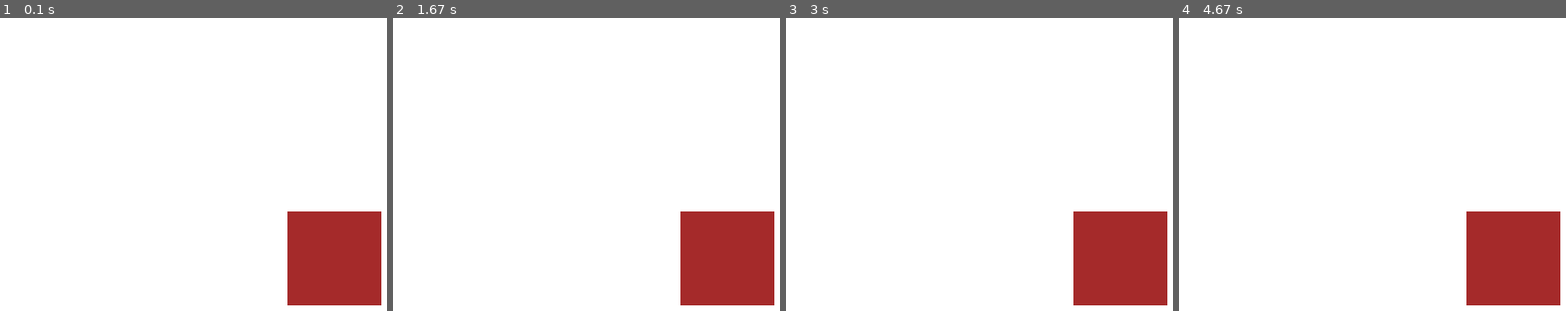
Above: before the commit, frames 1-4 (left to right).
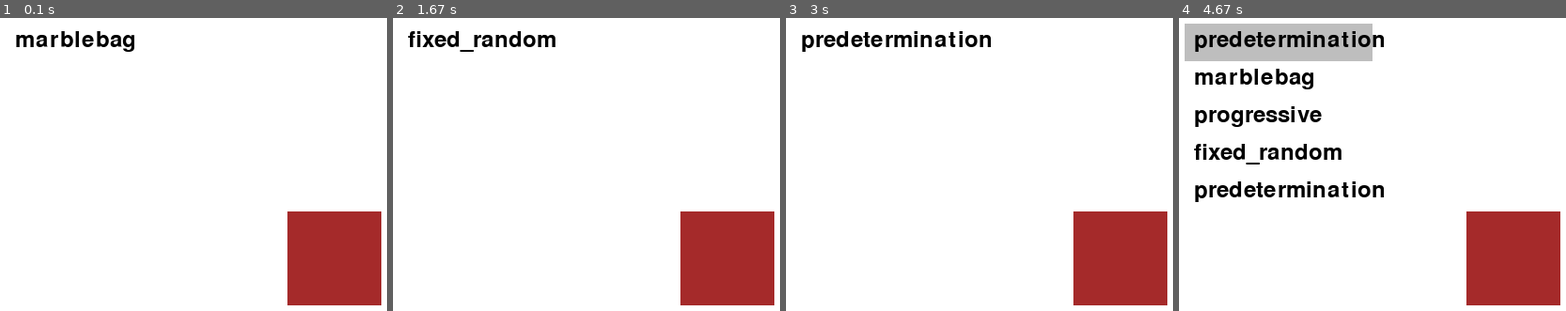
Above: after the commit, the same moments.

Repository: chaincpl-2542/Pygame-Block-Mining
Game: pygame game, started from myGame.py
The game is run twice, just before and just after one commit, with the same random seed, the same clock (stepped at 60 frames per second) and the same inputs.
Inputs (mouse positions are in pixels of both pictures, inside the frame that each line leads up to):
- Up to frame 1 (0.1 s): no input
- Up to frame 2 (1.67 s): click (493, 41) at 0.38 s, where only the run after the commit has a clickable "marblebag"; click (493, 117) at 0.72 s, where only the run after the commit has a clickable "progressive"; click (493, 41) at 1.05 s, where only the run after the commit has a clickable "progressive"; click (493, 155) at 1.38 s, where only the run after the commit has a clickable "fixed_random"
- Up to frame 3 (3 s): click (886, 41) at 1.72 s, where only the run after the commit has a clickable "fixed_random"; click (886, 193) at 2.05 s, where only the run after the commit has a clickable "predetermination"; click (886, 41) at 2.38 s, where only the run after the commit has a clickable "predetermination"; click (886, 41) at 2.72 s, where only the run after the commit has a clickable "predetermination"
- Up to frame 4 (4.67 s): click (outside the picture) at 3.05 s; click (1279, 41) at 4.38 s, where only the run after the commit has a clickable "predetermination"

The runs differ from the first frame. In frame 1, 0.9% of the frame differs, in the area x 4-35%, y 4-12%; in frame 2, 1.0%; in frame 3, 1.4%; in frame 4, 11%, in the area x 1-54%, y 1-63%.

Commit message:
[UPDATE] Add all random

Diff:
--- a/block.py
+++ /dev/null
@@ -1,13 +0,0 @@
-import pygame
-
-class Block:
-
-    def __init__(self,screen):
-        self.screen = screen
-        self.blockRect = pygame.Rect(screen.get_width()//2 - 50, screen.get_height()//2 - 50, 100, 100)
-
-    def draw(self):
-        pygame.draw.rect(self.screen, "BROWN", self.blockRect)
-
-    def dig_block():
-        pass
--- /dev/null
+++ b/blockFixRateRandom.py
@@ -0,0 +1,43 @@
+import pygame
+import random
+
+dropRate = {
+    'copper': 50,
+    'silver': 35,
+    'gold': 10,
+    'diamond': 5
+}
+class BlockFixRate:
+
+    def __init__(self,screen,prob, fixed_rate):
+        self.screen = screen
+        self.blockRect = pygame.Rect(screen.get_width()//2 - 50, screen.get_height()//2 - 50, 100, 100)
+        self.blockBroken = False
+
+        self.attempt_count=0
+        self.fixed_success=fixed_rate
+        self.base_prob=prob
+
+
+    def draw(self):
+        pygame.draw.rect(self.screen, "BROWN", self.blockRect)
+
+    def dig_block(self):
+        if self.attempt_count >= self.fixed_success:
+            self.attempt_count=0
+            return self.RandomOre()
+        roll = random.uniform(0,100)
+        if roll<self.base_prob:
+            return self.RandomOre()
+        else:
+            self.attempt_count += 1
+            return "Nothing"
+
+    def RandomOre(self):
+        if random.random() < 0.3 or self.attempt_count >= self.fixed_success:
+            ore = random.choices(['copper', 'silver', 'gold', 'diamond'], weights=dropRate.values())[0]
+            self.attempt_count = 0
+            return ore
+        else:
+            self.attempt_count += 1
+            return "No Ore"
--- /dev/null
+++ b/blockMarblebag.py
@@ -0,0 +1,49 @@
+import pygame
+import random
+
+dropRate = {
+    'copper': 50,
+    'silver': 35,
+    'gold': 10,
+    'diamond': 5
+}
+class BlockMarblebag:
+    def __init__(self,screen, seed = None):
+        self.screen = screen
+        self.blockRect = pygame.Rect(screen.get_width()//2 - 50, screen.get_height()//2 - 50, 100, 100)
+        self.blockBroken = False
+        self.failCount = 0
+
+        self.items = list(dropRate.keys())
+        self.seed = seed
+        if seed is not None:
+            random.seed(seed)
+        random.shuffle(self.items)
+
+
+    def draw(self):
+        pygame.draw.rect(self.screen, "BROWN", self.blockRect)
+        if not self.items:
+            self.items = list(dropRate.keys())
+            random.shuffle(self.items)
+        return self.items.pop()
+
+    def dig_block(self):
+        if(self.failCount >= 3):
+            return self.RandomOre()
+        elif random.random() < 0.5:
+            self.blockBroken = True
+            return self.RandomOre()
+        else:
+            self.blockBroken = False
+            self.failCount += 1
+            return None
+
+    def RandomOre(self):
+        if random.random() < 0.3 or self.failCount >= 3:
+            ore = random.choices(['copper', 'silver', 'gold', 'diamond'], weights=dropRate.values())[0]
+            self.failCount = 0
+            return ore
+        else:
+            self.failCount += 1
+            return "No Ore"
--- /dev/null
+++ b/blockPredetermination.py
@@ -0,0 +1,50 @@
+import pygame
+import random
+
+dropRate = {
+    'copper': 50,
+    'silver': 35,
+    'gold': 10,
+    'diamond': 5
+}
+class BlockPredetermination:
+
+    def __init__(self,screen ,max_attempts):
+        self.screen = screen
+        self.blockRect = pygame.Rect(screen.get_width()//2 - 50, screen.get_height()//2 - 50, 100, 100)
+        self.blockBroken = False
+        self.failCount = 0
+
+        self.attempts=0
+        self.max_attempts=max_attempts
+
+
+    def draw(self):
+        pygame.draw.rect(self.screen, "BROWN", self.blockRect)
+
+    def dig_block(self):
+        if(self.failCount >= 3):
+            return self.RandomOre()
+        elif random.random() < 0.5:
+            self.blockBroken = True
+            return self.RandomOre()
+        else:
+            self.blockBroken = False
+            self.failCount += 1
+            return None
+
+    def RandomOre(self):
+        if random.random() < 0.3 or self.failCount >= 3:
+            ore = random.choices(['copper', 'silver', 'gold', 'diamond'], weights=dropRate.values())[0]
+            self.failCount = 0
+            return ore
+        else:
+            self.failCount += 1
+            return "No Ore"
+
+    def attempt(self):
+        self.attempts=+ 1
+        if self.attempts >= self.max_attempts:
+            self.attempts=0
+            return self.RandomOre()
+        return "Nothing"
--- /dev/null
+++ b/blockProgressive.py
@@ -0,0 +1,57 @@
+import pygame
+import random
+
+dropRate = {
+    'copper': 50,
+    'silver': 35,
+    'gold': 10,
+    'diamond': 5
+}
+class BlockProgressive:
+
+    def __init__(self,screen,success_rate,increment):
+        self.screen = screen
+        self.blockRect = pygame.Rect(screen.get_width()//2 - 50, screen.get_height()//2 - 50, 100, 100)
+        self.blockBroken = False
+        self.failCount = 0
+
+        self.base_success=success_rate
+        self.current_success=self.base_success
+        self.increment=increment
+
+    def draw(self):
+        pygame.draw.rect(self.screen, "BROWN", self.blockRect)
+
+    # def dig_block(self):
+    #     if(self.failCount >= 3):
+    #         return self.RandomOre()
+    #     elif random.random() < 0.5:
+    #         self.blockBroken = True
+    #         return self.RandomOre()
+    #     else:
+    #         self.blockBroken = False
+    #         self.failCount += 1
+    #         return None
+
+    def dig_block(self):
+
+        p=random.uniform(0,100)
+        if p< self.current_success:
+            self.reset_prob()
+            return self.RandomOre()
+        else:
+            self.current_success += self.increment
+            self.failCount += 1
+            return "Nothing"
+
+    def RandomOre(self):
+        if random.random() < 0.3 or self.failCount >= 3:
+            ore = random.choices(['copper', 'silver', 'gold', 'diamond'], weights=dropRate.values())[0]
+            self.failCount = 0
+            return ore
+        else:
+            self.failCount += 1
+            return "No Ore"
+
+    def reset_prob(self):
+        self.current_success=self.base_success
--- a/mainGame.py
+++ /dev/null
@@ -1,91 +0,0 @@
-import pygame
-import random
-import time
-from block import Block
-
-pygame.init()
-
-WIDTH, HEIGHT = 800, 600
-screen = pygame.display.set_mode((WIDTH, HEIGHT))
-pygame.display.set_caption("Mining Game")
-
-
-block_rect = pygame.Rect(WIDTH//2 - 50, HEIGHT//2 - 50, 100, 100)
-block_broken = False
-failCount = 0
-inventory = {'gold': 0, 'silver': 0, 'diamond': 0}
-hideBlobk = False
-cooldownTime = 0
-cooldownDuration = 2
-
-mineral_rates = {
-    'gold': 40,
-    'silver': 30,
-    'diamond': 30
-}
-
-def dig_block():
-    global block_broken, failCount
-    if random.random() < 0.5:
-        block_broken = True
-        return check_for_minerals()
-    else:
-        block_broken = False
-        return None
-
-def check_for_minerals():
-    global failCount
-    if failCount == 3:
-        mineral = guaranteed_mineral_drop()
-        failCount = 0
-    elif random.random() < 0.3:
-        mineral = random_mineral()
-        failCount = 0
-    else:
-        failCount += 1
-        mineral = None
-    return mineral
-
-def random_mineral():
-    choice = random.choices(['gold', 'silver', 'diamond'], weights=mineral_rates.values())[0]
-    inventory[choice] += 1
-    return choice
-
-def guaranteed_mineral_drop():
-    mineral = random_mineral()
-    return mineral
-
-running = True
-while running:
-    screen.fill("WHITE")
-
-    pygame.draw.rect(screen, "WHITE", block_rect)
-
-    if hideBlobk:
-        if time.time() - cooldownTime >= cooldownDuration:
-            hideBlobk = False
-
-    if not hideBlobk:
-        pygame.draw.rect(screen, "BROWN", block_rect)
-
-    for event in pygame.event.get():
-        if event.type == pygame.QUIT:
-            running = False
-        elif event.type == pygame.MOUSEBUTTONDOWN:
-            if event.button == 1:
-                if block_rect.collidepoint(event.pos) and not hideBlobk:
-                    mineral = dig_block()
-                    if block_broken:
-                        print("Block broken!")
-                        if mineral:
-                            print(f"Found {mineral}!")
-                        else:
-                            print("No mineral found.")
-                        hideBlobk = True
-                        cooldownTime = time.time()
-                    else:
-                        print("Block not broken.")
-
-    pygame.display.flip()
-
-pygame.quit()
--- a/myGame.py
+++ b/myGame.py
@@ -1,6 +1,9 @@
 import pygame
 import random
-from block import Block
+from blockMarblebag import BlockMarblebag
+from blockFixRateRandom import BlockFixRate
+from blockPredetermination import BlockPredetermination
+from blockProgressive import BlockProgressive
 
 
 pygame.init()
@@ -8,21 +11,69 @@
 WIDTH, HEIGHT = 800, 600
 screen = pygame.display.set_mode((WIDTH, HEIGHT))
 block_rect = pygame.Rect(WIDTH//2 - 50, HEIGHT//2 - 50, 100, 100)
-block = Block(screen)
+block = BlockMarblebag(screen)
+font = pygame.font.Font(None, 36)
+
+dropdown_open = False
+dropdown_options = ["marblebag", "progressive", "fixed_random", "predetermination"]
+selected_option = "marblebag"
+dropdown_rect = pygame.Rect(50, 50, 200, 40)
+option_rects = [pygame.Rect(50, 90 + i * 40, 200, 40) for i in range(len(dropdown_options))]
+check_selected_option = None
+
+def draw_text(text, pos, color="BLACK"):
+    label = font.render(text, True, color)
+    screen.blit(label, pos)
+
+def draw_dropdown():
+    pygame.draw.rect(screen, "GRAY" if dropdown_open else "WHITE", dropdown_rect)
+    draw_text(selected_option, (dropdown_rect.x + 10, dropdown_rect.y + 5))
+
+    if dropdown_open:
+        for i, option in enumerate(dropdown_options):
+            pygame.draw.rect(screen, "WHITE", option_rects[i])
+            draw_text(option, (option_rects[i].x + 10, option_rects[i].y + 5))
 
 running = True
 while running:
     screen.fill("WHITE")
 
-    pygame.draw.rect(screen, "WHITE", block_rect)
+    #pygame.draw.rect(screen, "WHITE", block_rect)
+    draw_dropdown()
+
+    if selected_option == "marblebag" and check_selected_option != selected_option:
+        check_selected_option = "marblebag"
+        seed = None
+        if seed is not None:
+            random.seed(seed)
+        block = BlockMarblebag(screen, random.seed(seed))
+
+    elif selected_option == "progressive" and check_selected_option != selected_option:
+        check_selected_option = "progressive"
+        block = BlockProgressive(screen,50,10)
+    elif selected_option == "fixed_random" and check_selected_option != selected_option:
+        check_selected_option = "fixed_random"
+        block = BlockFixRate(screen,50,3)
+    elif selected_option == "predetermination" and check_selected_option != selected_option:
+        check_selected_option = "predetermination"
+        block = BlockPredetermination(screen,50)
+
     block.draw()
 
     for event in pygame.event.get():
         if event.type == pygame.QUIT:
             running = False
         elif event.type == pygame.MOUSEBUTTONDOWN:
+            if dropdown_rect.collidepoint(event.pos):
+                dropdown_open = not dropdown_open
+            elif dropdown_open:
+                for i, rect in enumerate(option_rects):
+                    if rect.collidepoint(event.pos):
+                        selected_option = dropdown_options[i]
+                        dropdown_open = False
+                        break
             if event.button == 1:
-                print("Click")
+                print(block.dig_block())
 
     pygame.display.flip()
 
Not shown, added: .DS_Store
